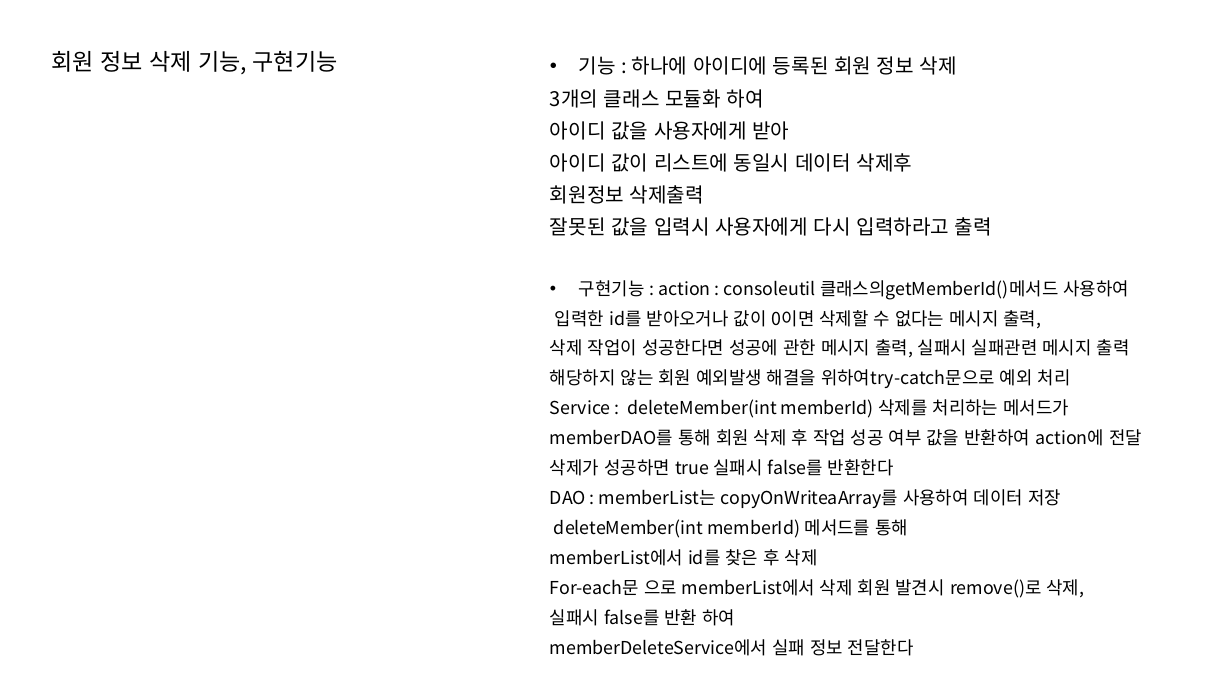
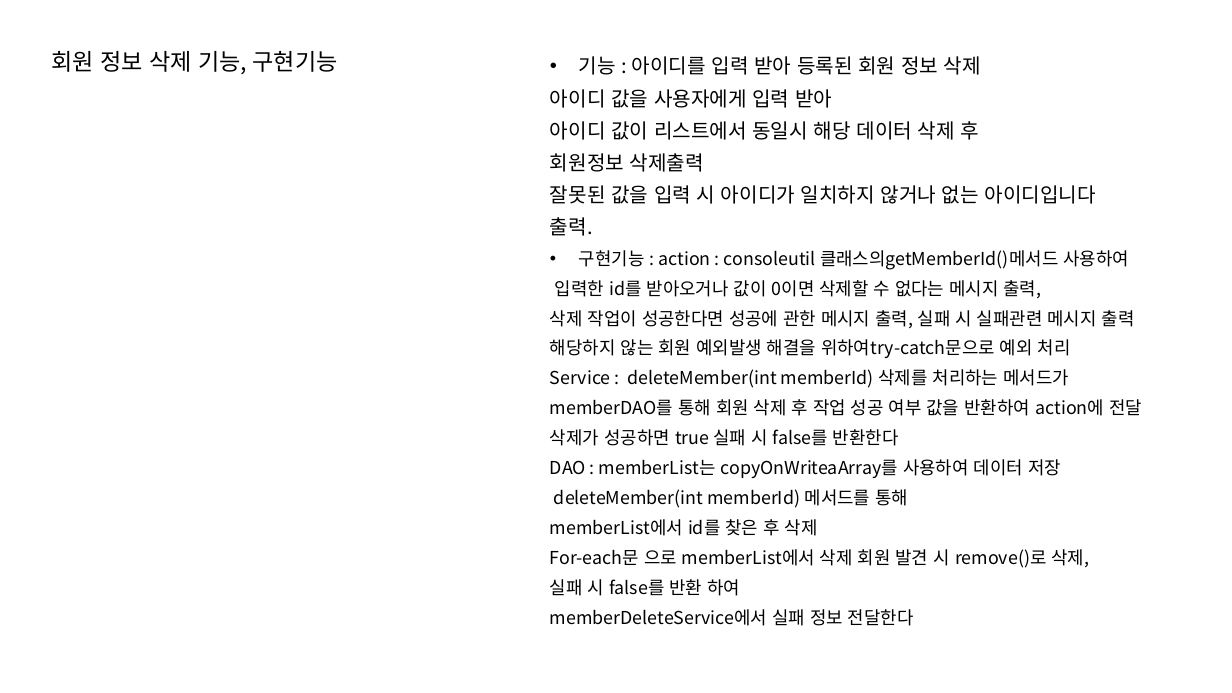
Before and after one commit to jeongwon0228/member, a slide deck: slide 1 of delete기능,구현기능.pptx. Drawn at 1232x693 pixels with LibreOffice and Linux fonts; fonts in the diff are those of the drawing. Boxes give left, top, right and bottom in pixels: in the first picture for what was removed or moved away, otherwise in the second. Text is boxed around its words. In the diff, an @@ line names an element or a change of style, - is before the commit and + after.

Commit message:
delete 기능 구현기능

```diff
--- a/delete기능,구현기능.pptx
+++ b/delete기능,구현기능.pptx
@@ subtitle at (550, 56, 981, 140): text changed @@
-• 기능 : 하나에 아이디에 등록된 회원 정보 삭제
-3개의 클래스 모듈화 하여
-아이디 값을 사용자에게 받아
-아이디 값이 리스트에 동일시 데이터 삭제후
+• 기능 : 아이디를 입력 받아 등록된 회원 정보 삭제
+아이디 값을 사용자에게 입력 받아
+아이디 값이 리스트에서 동일시 해당 데이터 삭제 후
@@ subtitle at (550, 185, 1096, 236): text changed @@
-잘못된 값을 입력시 사용자에게 다시 입력하라고 출력
+잘못된 값을 입력 시 아이디가 일치하지 않거나 없는 아이디입니다
+출력.
@@ subtitle at (550, 310, 1135, 329): spaces changed @@
-삭제 작업이 성공한다면 성공에 관한 메시지 출력, 실패시 실패관련 메시지 출력
+삭제 작업이 성공한다면 성공에 관한 메시지 출력, 실패 시 실패관련 메시지 출력
@@ subtitle at (550, 429, 899, 446): spaces changed @@
-삭제가 성공하면 true 실패시 false를 반환한다
+삭제가 성공하면 true 실패 시 false를 반환한다
@@ subtitle at (550, 549, 1090, 596): spaces changed @@
-For-each문 으로 memberList에서 삭제 회원 발견시 remove()로 삭제,
-실패시 false를 반환 하여
+For-each문 으로 memberList에서 삭제 회원 발견 시 remove()로 삭제,
+실패 시 false를 반환 하여
```
